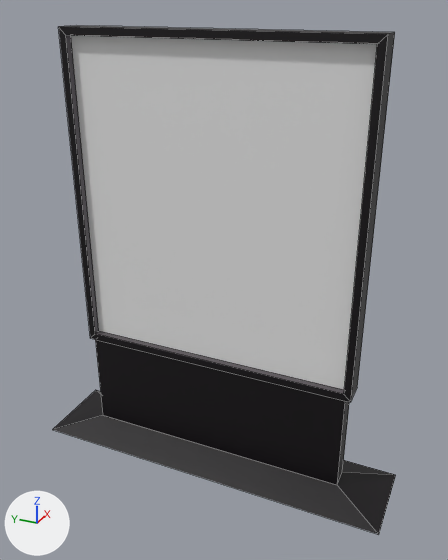
What one commit did to the Blender file models/display/display.blend.
Camera for both pictures: a camera (50 mm lens) standing at (-9.47, -4.46, 3.5) and looking at (0.02, -0.19, -1.25). Every picture has the same lights, and +X, +Y and +Z are marked at lower left. Mesh edges are drawn as thin lines.

Script lines for the objects in view, before the commit:
```python
mat_material_002 = principled_material('Material.002')
mat_material_002.base_color = (0.8, 0.8, 0.8)  # white #e7e7e7
me_cube_001 = bpy.data.meshes.new('Cube.001')
me_cube_001.from_pydata(...)  # 32 vertices, 28 faces; spans x -0.83..0.84, y -3.61..3.61, z -5.26..3.03
# faces by material slot: [27, 1]
me_cube_001.materials.append(mat_material_001)  # picture img_colors_bmp
me_cube_001.materials.append(mat_material_002)  # white #e7e7e7
ob_cube = bpy.data.objects.new('Cube', me_cube_001)
ob_cube.location = (0.0, 0.0, 0.0)
```
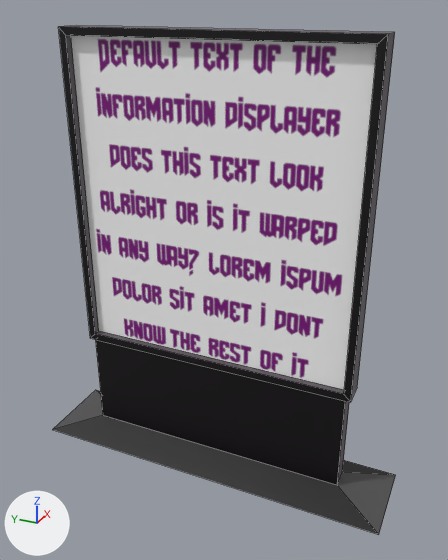
Where the change shows, as pixel boxes [x1, y1, x2, y2] in the pictures (448 x 560 px):
'Cube', surface changed
    both: [53, 25, 396, 533]
part 1 of me_cube_001, surface changed (black to grey)
    both: [53, 25, 396, 534]

What changed in the scene script:
```text
Add img_default_texture_bmp:
    img_default_texture_bmp = load_image('default_texture.bmp', 'default_texture.bmp', 468, 512, 'sRGB')
Change mat_material_002:
    remove mat_material_002.base_color = (0.8, 0.8, 0.8)  # white #e7e7e7
    add mat_material_002.texture = img_default_texture_bmp
Change me_cube_001:
    where me_cube_001.from_pydata(...)  # 32 vertices, 28 faces; spans x -0.83..0.84, y -3.61..3.61, z -5.26..3.03
    used by ob_cube; location = (0.0, 0.0, 0.0)
    me_cube_001 part 1: texture (UV) coordinates of 7 of 28 faces, centred in x -0.01..0.0, y -3.13..3.14, z -5.13..3.03, changed; they spanned u 0.05..0.05, v 0.95..0.95 and now span u 0.14..0.15, v 0.95..0.96
```
